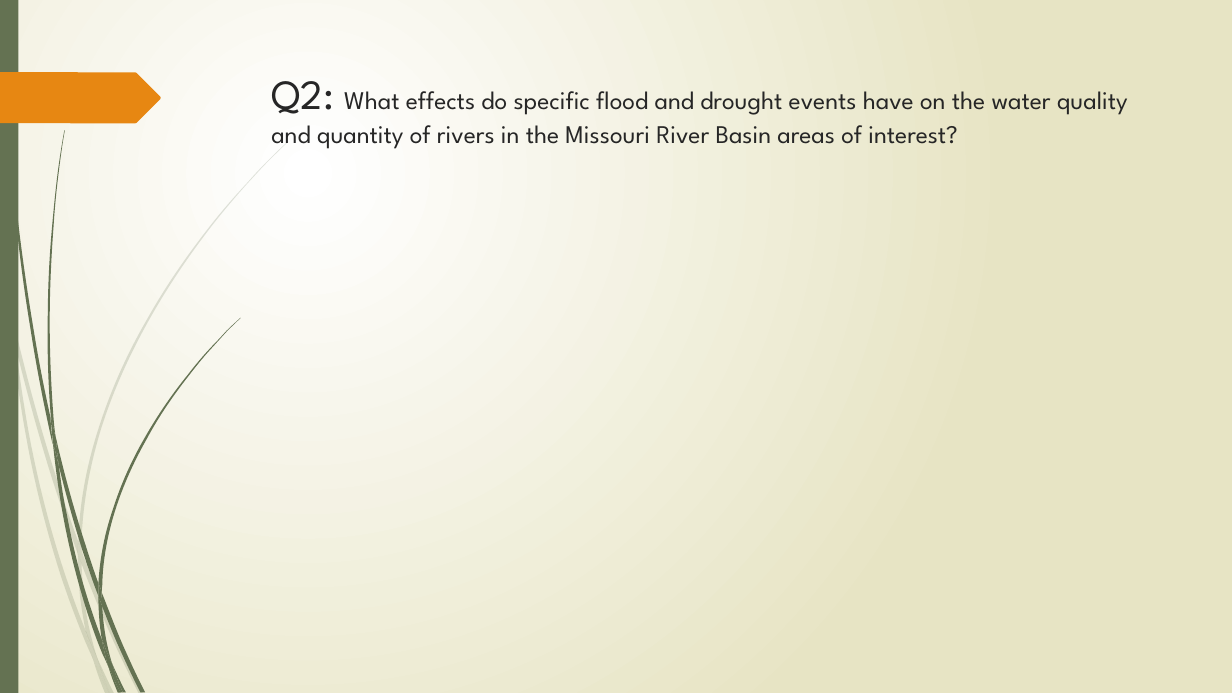
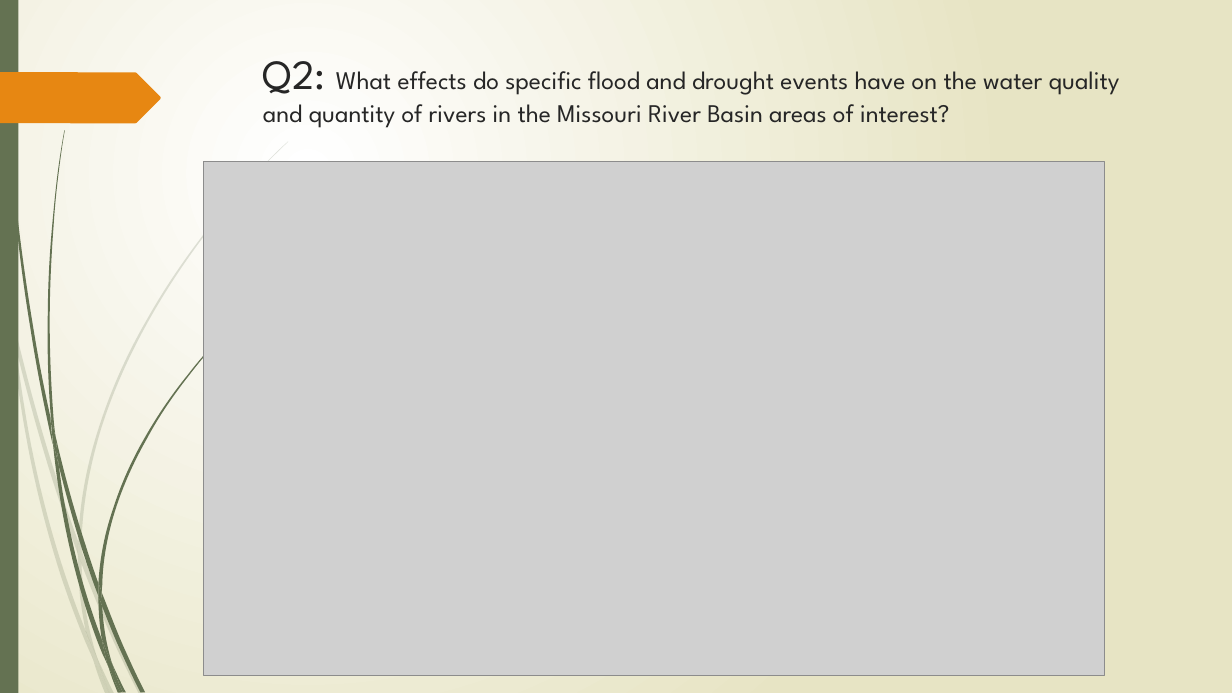
Before and after one commit to forkhala/Hydrologic_Data_Analysis_Final_Proj, a slide deck: slide 8 of TeamDocs/Examining the Hydrologic Properties of the Missouri River.pptx. Drawn at 1232x693 pixels with LibreOffice and Linux fonts; fonts in the diff are those of the drawing; grey boxes stand for pictures. Boxes give left, top, right and bottom in pixels: in the first picture for what was removed or moved away, otherwise in the second. Text is boxed around its words. In the diff, an @@ line names an element or a change of style, - is before the commit and + after.

```diff
--- a/TeamDocs/Examining the Hydrologic Properties of the Missouri River.pptx
+++ b/TeamDocs/Examining the Hydrologic Properties of the Missouri River.pptx
@@ title "Q2: What effects do specific ...": place and size @@
-title "Q2: What effects do specific ..." at (271,81,1128,149)
+title "Q2: What effects do specific ..." at (263,61,1120,128)
@@ picture added at (203,162,1104,676) @@
```
